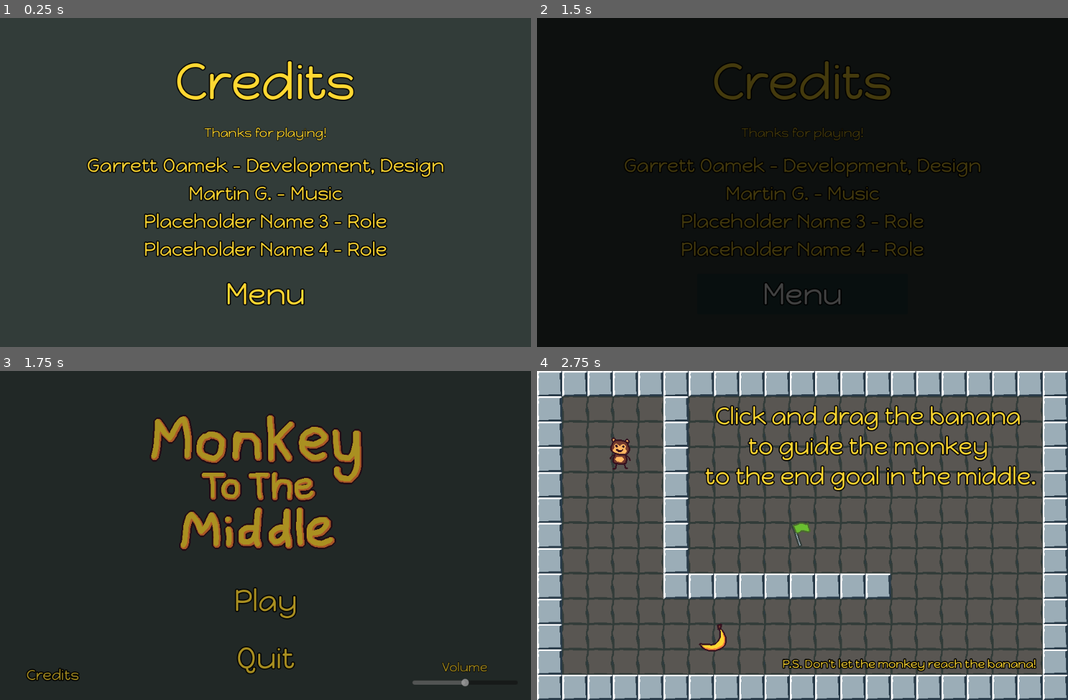
Above: before the commit, frames 1-4 (two rows, left to right).
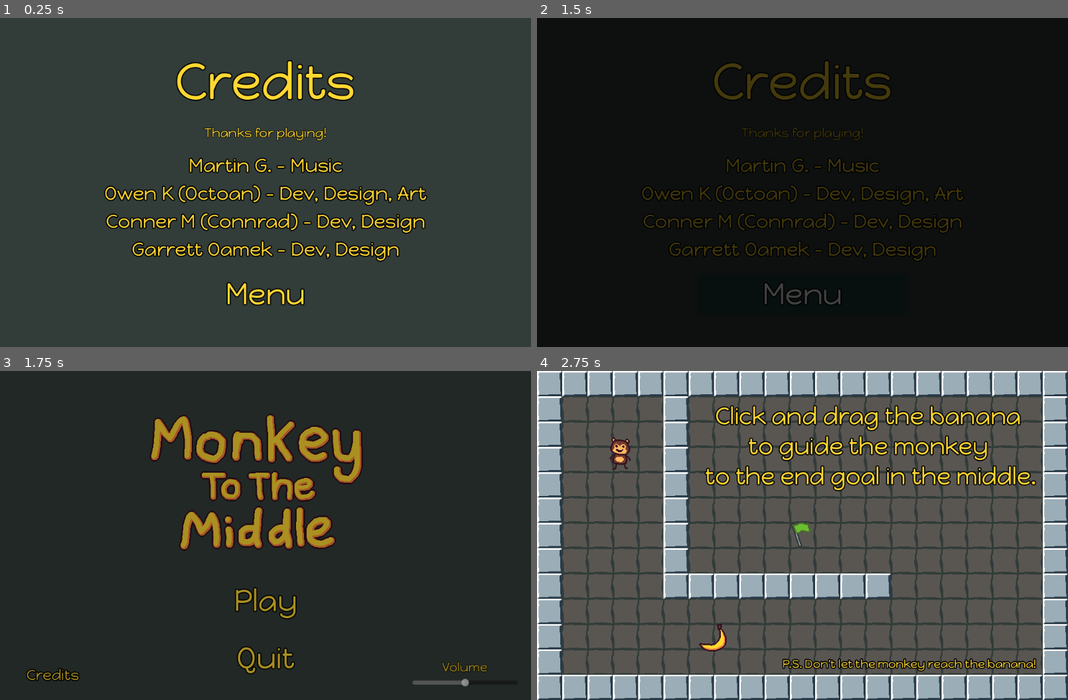
Above: after the commit, the same moments.

Repository: Octoan1/mdev26-jam
Game: Godot game, scene res://ui/credits/credits.tscn
The game is run twice, just before and just after one commit, with the same random seed, the same clock (stepped at 60 frames per second) and the same inputs. This scene is started directly instead of the project's main scene.
Inputs (mouse positions are in pixels of both pictures, inside the frame that each line leads up to):
- Up to frame 1 (0.25 s): no input
- Up to frame 2 (1.5 s): tap Enter at 0.5 s; move the mouse to (919, 166) at 0.52 s; click (919, 166) at 0.67 s; click "Menu" at 1.25 s
- Up to frame 3 (1.75 s): no input
- Up to frame 4 (2.75 s): click "Play" at 2 s

The runs differ from the first frame. In frame 1, 6.9% of the frame differs, in the area x 16-84%, y 42-75%; in frame 2, 3.0%; in frame 3, nothing differs; in frame 4, nothing differs.

Commit message:
credits sorted by last name

Diff:
--- a/ui/credits/credits.tscn
+++ b/ui/credits/credits.tscn
@@ -56,28 +56,28 @@
 layout_mode = 2
 theme = ExtResource("2_theme")
 theme_override_font_sizes/font_size = 36
-text = "Garrett Oamek - Development, Design"
+text = "Martin G. - Music"
 horizontal_alignment = 1
 
 [node name="Name2" type="Label" parent="CenterContainer/VBoxContainer/Names"]
 layout_mode = 2
 theme = ExtResource("2_theme")
 theme_override_font_sizes/font_size = 36
-text = "Martin G. - Music"
+text = "Owen K (Octoan) - Dev, Design, Art"
 horizontal_alignment = 1
 
 [node name="Name3" type="Label" parent="CenterContainer/VBoxContainer/Names"]
 layout_mode = 2
 theme = ExtResource("2_theme")
 theme_override_font_sizes/font_size = 36
-text = "Placeholder Name 3 - Role"
+text = "Conner M (Connrad) - Dev, Design"
 horizontal_alignment = 1
 
 [node name="Name4" type="Label" parent="CenterContainer/VBoxContainer/Names"]
 layout_mode = 2
 theme = ExtResource("2_theme")
 theme_override_font_sizes/font_size = 36
-text = "Placeholder Name 4 - Role"
+text = "Garrett Oamek - Dev, Design"
 horizontal_alignment = 1
 
 [node name="BackButton" type="Button" parent="CenterContainer/VBoxContainer"]
